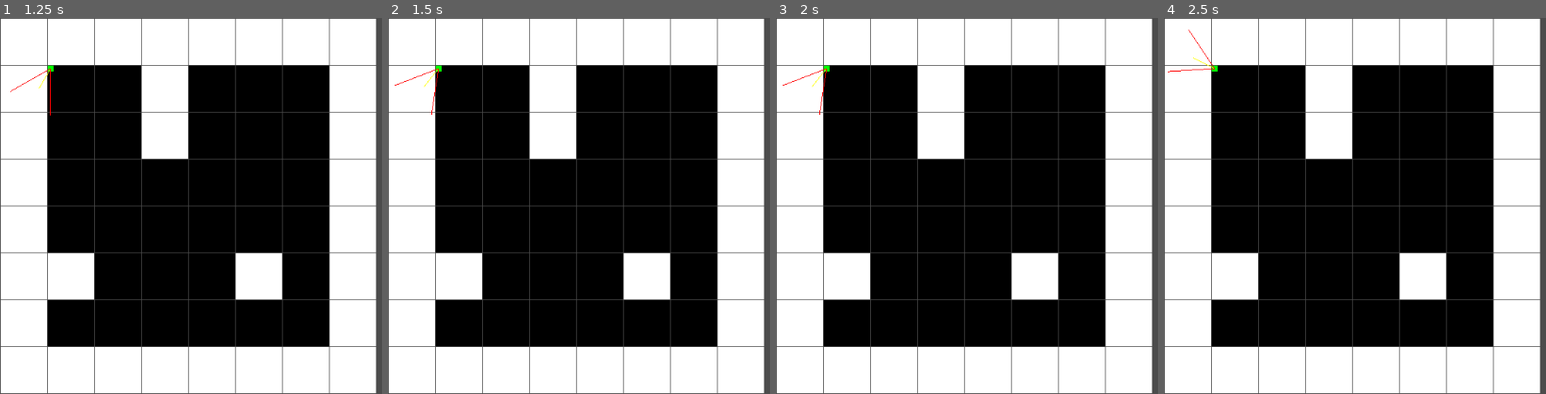
Above: before the commit, frames 1-4 (left to right).
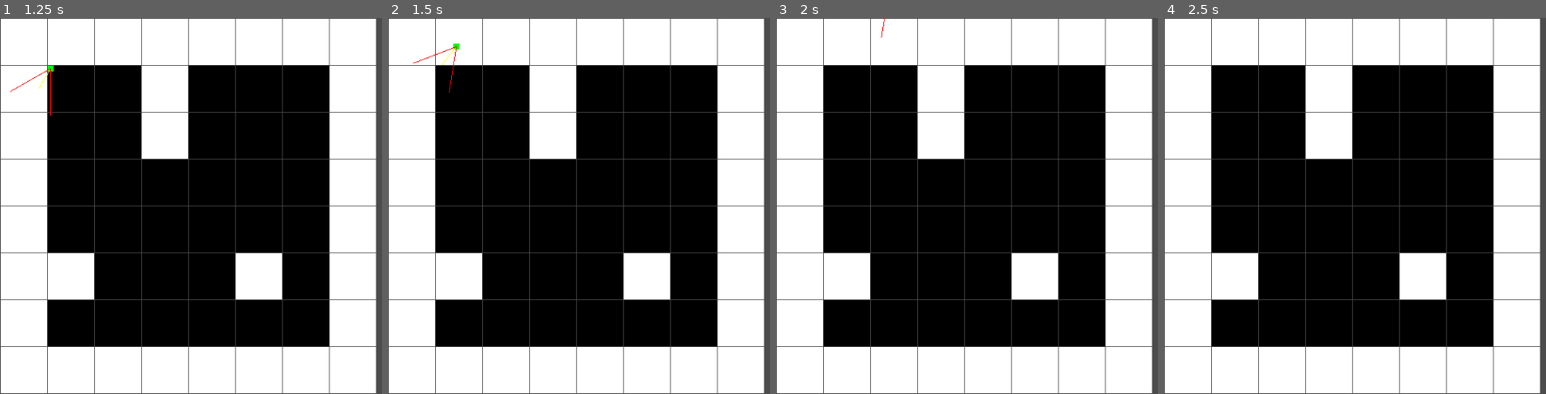
Above: after the commit, the same moments.

Repository: cjlinton83/Raycasting
Game: Godot game, scene res://Main.tscn
The game is run twice, just before and just after one commit, with the same random seed, the same clock (stepped at 60 frames per second) and the same inputs.
Inputs:
- Up to frame 1 (1.25 s): tap Enter at 0.5 s; hold Right (ui_right) from 0.53 s (still down)
- Up to frame 2 (1.5 s): tap Space at 1.25 s; release Right (ui_right) at 1.28 s; hold Down (ui_down) from 1.28 s (still down)
- Up to frame 3 (2 s): keep holding Down (ui_down)
- Up to frame 4 (2.5 s): release Down (ui_down) at 2.03 s; hold Right (ui_right) from 2.03 s (still down)

Frame 1 is identical in both runs. In frame 2, 0.3% of the frame differs, in the area x 1-19%, y 6-26%; in frame 3, 0.1%; in frame 4, 0.1%.

Commit message:
forward/backwards

Diff:
--- a/Main.gd
+++ b/Main.gd
@@ -25,7 +25,7 @@
 	direction = Vector2(cos(0), sin(0))
 }
 const indicator_length = 32
-const move_speed = 20
+const move_speed = 3
 const turn_speed = 3
 
 
@@ -36,6 +36,10 @@
 	if Input.is_action_pressed("ui_right"):
 		player.angle += turn_speed * delta
 		player.direction = Vector2(cos(player.angle), sin(player.angle))
+	if Input.is_action_pressed("ui_up"):
+		player.position += player.direction * move_speed * delta
+	if Input.is_action_pressed("ui_down"):
+		player.position -= player.direction * move_speed * delta
 	update();
 
 
@@ -48,7 +52,7 @@
 			var size = Vector2(cell_size-1, cell_size-1)
 			draw_rect(Rect2(position, size), color)
 
-	### Player
+	### PLAYER
 	# Player body
 	var position = player.position*cell_size+Vector2(1, 1)
 	draw_rect(Rect2(position, player.size), GREEN)
